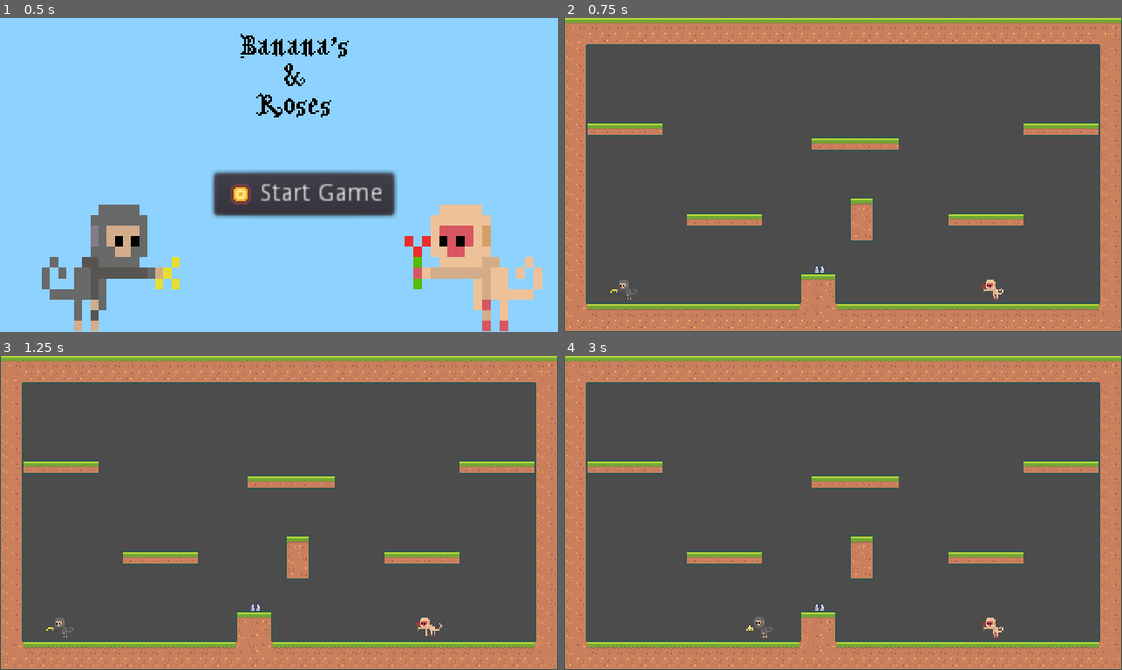
Above: before the commit, frames 1-4 (two rows, left to right).
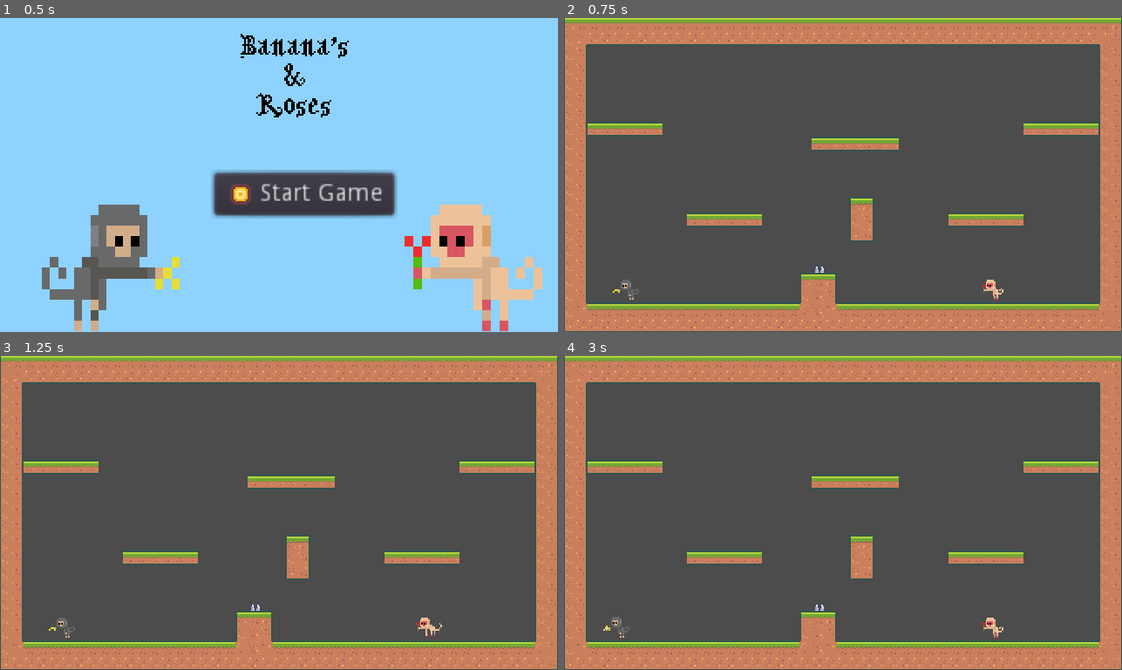
Above: after the commit, the same moments.

Repository: lWardenl/Godot-Platformer2D
Game: Godot game, scene res://Assets/Scenes/MainMenu.tscn
The game is run twice, just before and just after one commit, with the same random seed, the same clock (stepped at 60 frames per second) and the same inputs.
Inputs:
- Up to frame 1 (0.5 s): no input
- Up to frame 2 (0.75 s): click "Start Game" at 0.5 s
- Up to frame 3 (1.25 s): no input
- Up to frame 4 (3 s): hold D (move_right) 1.28-2.78 s; tap G (shoot) at 1.35, 2.1, 2.85 s; tap F (jump) at 1.52, 2.27 s; hold A (move_left) from 2.78 s (still down)

Frame 1 is identical in both runs. In frame 2, less than 0.1% of the frame differs, in the area x 8-14%, y 83-90%; in frame 3, less than 0.1%; in frame 4, 0.2%, in the area x 7-38%, y 83-90%.

Commit message:
.

Diff:
--- a/Assets/Scenes/Player.tscn
+++ b/Assets/Scenes/Player.tscn
@@ -11,7 +11,7 @@
 [ext_resource path="res://Assets/Sprites/Players/Player 1/attack1.png" type="Texture" id=9]
 
 [sub_resource type="RectangleShape2D" id=4]
-extents = Vector2( 5, 4.75 )
+extents = Vector2( 5, 5.5 )
 
 [sub_resource type="SpriteFrames" id=2]
 animations = [ {
@@ -43,14 +43,13 @@
 scale = Vector2( 2, 2 )
 script = ExtResource( 1 )
 playerSuffix = "_2"
-playerIndex = 1
 
 [node name="CoyoteTimer" type="Timer" parent="."]
 wait_time = 0.1
 one_shot = true
 
 [node name="Hazard Area" type="Area2D" parent="."]
-position = Vector2( -3.5, 5 )
+position = Vector2( -5, 6.5 )
 collision_layer = 16384
 collision_mask = 16384
 
@@ -59,7 +58,7 @@
 shape = SubResource( 4 )
 
 [node name="AnimatedSprite" type="AnimatedSprite" parent="."]
-position = Vector2( -3.5, 9 )
+position = Vector2( -2, 10.5 )
 scale = Vector2( -1, 1 )
 frames = SubResource( 2 )
 animation = "Attack"
@@ -68,5 +67,5 @@
 offset = Vector2( 0, -12 )
 
 [node name="CollisionShape2D" type="CollisionShape2D" parent="."]
-position = Vector2( -0.5, -2.5 )
+position = Vector2( -1.5, -1 )
 shape = SubResource( 5 )
